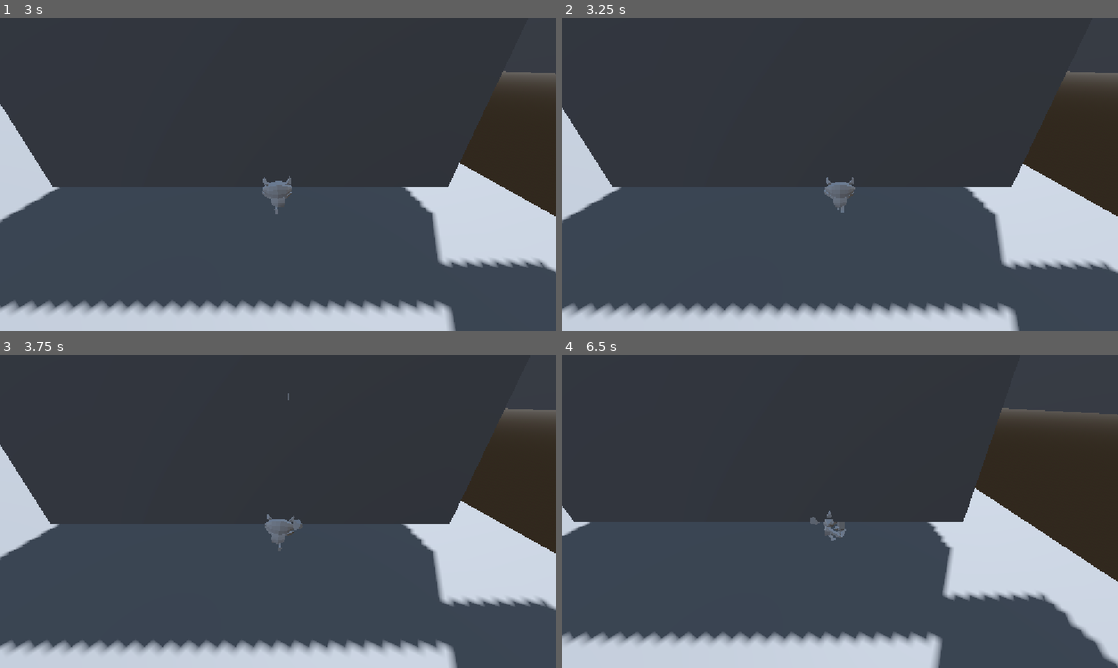
Above: before the commit, frames 1-4 (two rows, left to right).
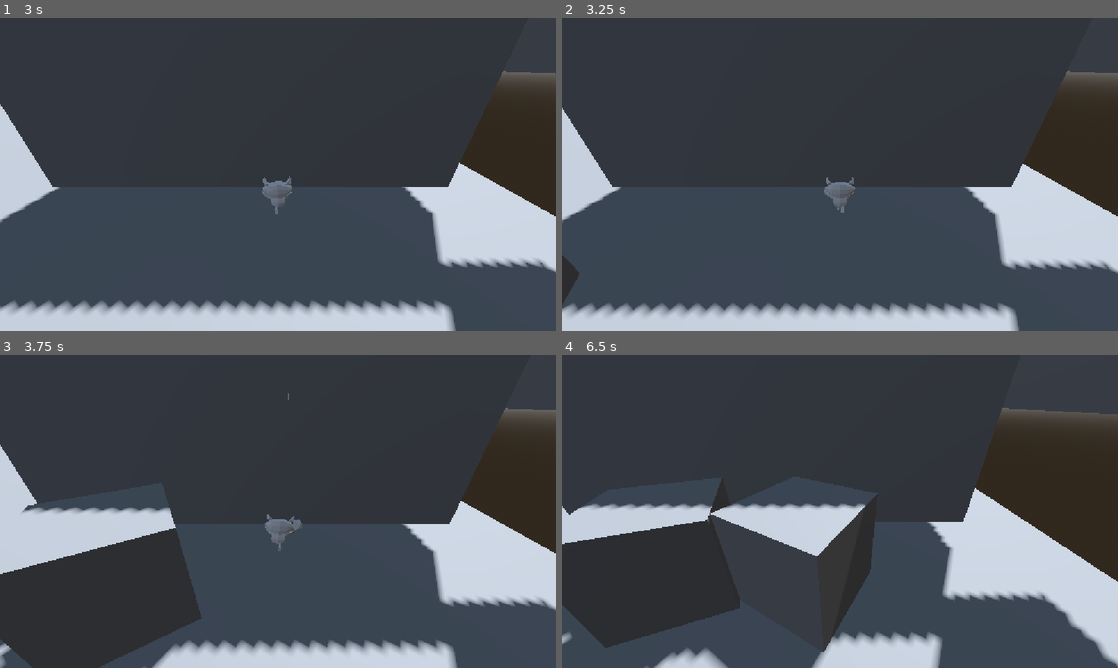
Above: after the commit, the same moments.

Repository: paipaux/TallerVideojuegos
Game: Godot game, scene res://world.tscn
The game is run twice, just before and just after one commit, with the same random seed, the same clock (stepped at 60 frames per second) and the same inputs.
Inputs (mouse positions are in pixels of both pictures, inside the frame that each line leads up to):
- Up to frame 1 (3 s): move the mouse to (305, 174) at 0.52 s; hold E (pivot) 0.53-1.28 s; hold W (move_up) from 0.53 s (still down); tap Space (jump) at 0.77, 1.52 s; move the mouse to (250, 174) at 1.27 s; click (250, 174) at 1.35 s; move the mouse to (289, 168) at 2.02 s; hold E (pivot) 2.03-2.78 s; move the mouse to (272, 180) at 2.77 s; click (272, 180) at 2.85 s
- Up to frame 2 (3.25 s): keep holding W (move_up); tap Space (jump) at 3.02 s
- Up to frame 3 (3.75 s): keep holding W (move_up); move the mouse to (316, 514) at 3.52 s; hold E (pivot) from 3.53 s (still down)
- Up to frame 4 (6.5 s): tap Space (jump) at 3.77, 4.52, 6.02 s; move the mouse to (795, 508) at 4.27 s; release E (pivot) at 4.28 s; click (795, 508) at 4.35 s; tap Enter at 5 s; move the mouse to (845, 511) at 5.02 s; hold E (pivot) 5.03-5.78 s; move the mouse to (817, 505) at 5.77 s; release W (move_up) at 5.78 s; hold D (move_right) from 5.78 s (still down); click (817, 505) at 5.85 s

Frame 1 is identical in both runs. In frame 2, 0.3% of the frame differs, in the area x 0-4%, y 75-92%; in frame 3, 16%; in frame 4, 21%, in the area x 0-57%, y 47-100%.

Commit message:
feat: se añaden enemigos, hurtbox, hitbox, y los enemigos pueden seguir al jugador (se agrega un grupo jugador para lograr esto)

Diff:
--- /dev/null
+++ b/a-tiny-knight's-tale-alpha/components/health_component.gd
@@ -0,0 +1,15 @@
+class_name HealthComponent
+extends Node
+
+signal health_changed(value: float)
+signal died
+
+# ajustar para los distintos tipo de enemigos: gnomo y shrek xd
+@export var health: float = 100:
+	set(value):
+		health = clamp(value, 0, max_health)
+		health_changed.emit(health)
+		if health == 0:
+			died.emit()
+
+@export var max_health: float = 100
--- /dev/null
+++ b/a-tiny-knight's-tale-alpha/components/hitbox_component.gd
@@ -0,0 +1,7 @@
+class_name HitboxComponent
+extends Area3D
+
+signal damage_dealt
+
+# ajustar por tipo de enemigo: gnomo o shrek cocinero
+@export var damage: float = 10
--- /dev/null
+++ b/a-tiny-knight's-tale-alpha/components/hurtbox_component.gd
@@ -0,0 +1,13 @@
+class_name HurtboxComponent
+extends Area3D
+
+@export var health_component: HealthComponent
+
+func _ready() -> void:
+	area_entered.connect(_on_area_entered)
+
+func _on_area_entered(area: Area3D) -> void:
+	var hitbox_component: HitboxComponent = area as HitboxComponent
+	if hitbox_component and health_component:
+		health_component.health -= hitbox_component.damage
+		hitbox_component.damage_dealt.emit()
--- /dev/null
+++ b/a-tiny-knight's-tale-alpha/enemigo.gd
@@ -0,0 +1,38 @@
+extends CharacterBody3D
+
+@onready var health_component: HealthComponent = $HealthComponent
+
+@export var speed: float = 3.0 # Velocidad de movimiento del enemigo
+var player: Node3D = null
+
+func _ready() -> void:
+	health_component.died.connect(_on_died)
+
+	# se busca al jugador
+	player = get_tree().get_first_node_in_group("jugador")
+
+func _physics_process(delta: float) -> void:
+	if player:
+		# se calcula la dirección hacia el jugador
+		var direction = (player.global_position - global_position).normalized()
+
+		# hacemps que el enemigo mire hacia el jugador
+		look_at(Vector3(player.global_position.x, global_position.y, player.global_position.z), Vector3.UP)
+
+		# se aplica velocidad en el plano horizontal (X y Z)
+		velocity.x = direction.x * speed
+		velocity.z = direction.z * speed
+
+		# añadimos gravedad
+		if not is_on_floor():
+			velocity.y -= 9.8 * delta
+	else:
+		# si por alguna razón no encuentra al jugador, se detiene
+		velocity.x = move_toward(velocity.x, 0, speed)
+		velocity.z = move_toward(velocity.z, 0, speed)
+
+	# se mueve el personaje usando las físicas de Godot
+	move_and_slide()
+
+func _on_died() -> void:
+	queue_free()
--- /dev/null
+++ b/a-tiny-knight's-tale-alpha/enemigo.tscn
@@ -0,0 +1,43 @@
+[gd_scene format=3 uid="uid://csgv122vqt3uu"]
+
+[ext_resource type="Script" uid="uid://hkk3ntjtv5qt" path="res://components/health_component.gd" id="1_becj5"]
+[ext_resource type="Script" uid="uid://b7psqajbs4uja" path="res://enemigo.gd" id="1_bnx68"]
+[ext_resource type="Script" uid="uid://byef6115jvt8u" path="res://components/hitbox_component.gd" id="2_moxti"]
+[ext_resource type="Script" uid="uid://d2scaqlqkgoel" path="res://components/hurtbox_component.gd" id="3_bnx68"]
+
+[sub_resource type="BoxMesh" id="BoxMesh_gnkvg"]
+
+[sub_resource type="BoxShape3D" id="BoxShape3D_dib1w"]
+
+[sub_resource type="BoxShape3D" id="BoxShape3D_gnkvg"]
+size = Vector3(1.0664063, 1, 1.1279297)
+
+[sub_resource type="BoxShape3D" id="BoxShape3D_j8qs0"]
+size = Vector3(1.0657959, 0.272583, 1.1279907)
+
+[node name="Enemigo" type="CharacterBody3D" unique_id=1672550888]
+script = ExtResource("1_bnx68")
+
+[node name="MeshInstance3D" type="MeshInstance3D" parent="." unique_id=745987776]
+mesh = SubResource("BoxMesh_gnkvg")
+
+[node name="CollisionShape3D" type="CollisionShape3D" parent="." unique_id=2028497217]
+shape = SubResource("BoxShape3D_dib1w")
+
+[node name="HealthComponent" type="Node" parent="." unique_id=632862375]
+script = ExtResource("1_becj5")
+metadata/_custom_type_script = "uid://hkk3ntjtv5qt"
+
+[node name="HitboxComponent" type="Area3D" parent="." unique_id=1959385991]
+script = ExtResource("2_moxti")
+
+[node name="CollisionShape3D" type="CollisionShape3D" parent="HitboxComponent" unique_id=76625392]
+transform = Transform3D(1, 0, 0, 0, 1, 0, 0, 0, 1, 0.013823986, -0.07818228, 0.008923948)
+shape = SubResource("BoxShape3D_gnkvg")
+
+[node name="HurtboxComponent" type="Area3D" parent="." unique_id=1287155608]
+script = ExtResource("3_bnx68")
+
+[node name="CollisionShape3D" type="CollisionShape3D" parent="HurtboxComponent" unique_id=103647950]
+transform = Transform3D(1, 0, 0, 0, 1, 0, 0, 0, 1, 0.015979648, 0.5767532, 0.0093688965)
+shape = SubResource("BoxShape3D_j8qs0")
--- a/a-tiny-knight's-tale-alpha/player.tscn
+++ b/a-tiny-knight's-tale-alpha/player.tscn
@@ -66,7 +66,7 @@
 radius = 0.1
 height = 0.4
 
-[node name="CharacterBody3D" type="CharacterBody3D" unique_id=100382861]
+[node name="CharacterBody3D" type="CharacterBody3D" unique_id=100382861 groups=["jugador"]]
 script = ExtResource("1_4flbx")
 
 [node name="CollisionShape3D" type="CollisionShape3D" parent="." unique_id=635650430]
@@ -78,10 +78,23 @@
 [node name="TheHero" parent="Model" unique_id=1577262880 instance=ExtResource("2_sweqy")]
 transform = Transform3D(-1, 0, -8.742278e-08, 0, 1, 0, 8.742278e-08, 0, -1, -0.016688973, -0.041174024, 0.1867649)
 
-[node name="Cube" parent="Model/TheHero/Skeleton3D" parent_id_path=PackedInt32Array(1577262880, 9841871) index="0" unique_id=1852947648]
+[node name="Skeleton3D" parent="Model/TheHero" index="0" unique_id=1109448159]
+bones/1/position = Vector3(0, 0.06327097, 0)
+bones/2/position = Vector3(1.2390745e-13, 0.050688997, -0.22312674)
+bones/3/rotation = Quaternion(-0.707214, 8.42804e-08, -8.4307004e-08, 0.7069996)
+bones/13/rotation = Quaternion(0.6669287, 0.23463723, -0.23470823, 0.6671308)
+bones/14/rotation = Quaternion(-0.2134898, -0.075109564, 0.32326633, 0.9188469)
+bones/15/rotation = Quaternion(0.3900032, -5.8114997e-09, -1.372121e-08, 0.9208135)
+bones/16/rotation = Quaternion(-0.8327295, -1.3566886e-07, 9.020596e-08, 0.5536802)
+bones/17/rotation = Quaternion(0.6669287, -0.23463723, 0.23470823, 0.6671308)
+bones/18/rotation = Quaternion(-0.2134898, 0.075109564, -0.32326633, 0.9188469)
+bones/19/rotation = Quaternion(0.39000335, 5.8115015e-09, 1.372121e-08, 0.92081344)
+bones/20/rotation = Quaternion(-0.8327295, 1.3566886e-07, -9.020596e-08, 0.5536802)
+
+[node name="Cube" parent="Model/TheHero/Skeleton3D" index="0" unique_id=900544739]
 transform = Transform3D(1, 0, 0, 0, 1, 0, 0, 0, 1, 0, -0.013046667, 0)
 
-[node name="TwoBoneIK3D" parent="Model/TheHero/Skeleton3D" parent_id_path=PackedInt32Array(1577262880, 9841871) index="1" unique_id=1193173010]
+[node name="TwoBoneIK3D" parent="Model/TheHero/Skeleton3D" index="1" unique_id=1193173010]
 setting_count = 2
 settings/0/target_node = NodePath("../../../../sword/Marker3D_R")
 settings/0/pole_node = NodePath("../../../PoleNodeR")
--- a/a-tiny-knight's-tale-alpha/project.godot
+++ b/a-tiny-knight's-tale-alpha/project.godot
@@ -19,6 +19,10 @@
 
 window/stretch/mode="canvas_items"
 window/stretch/aspect="expand"
+
+[global_group]
+
+jugador=""
 
 [input]
 
--- a/a-tiny-knight's-tale-alpha/world.tscn
+++ b/a-tiny-knight's-tale-alpha/world.tscn
@@ -2,6 +2,7 @@
 
 [ext_resource type="PackedScene" uid="uid://blbbvdfbj2gug" path="res://player.tscn" id="1_f3sb7"]
 [ext_resource type="PackedScene" uid="uid://dvsrqp7g3txk5" path="res://pause_menu.tscn" id="2_fj7yv"]
+[ext_resource type="PackedScene" uid="uid://csgv122vqt3uu" path="res://enemigo.tscn" id="3_tlwt5"]
 
 [sub_resource type="ProceduralSkyMaterial" id="ProceduralSkyMaterial_f3sb7"]
 sky_horizon_color = Color(0.66224277, 0.6717428, 0.6867428, 1)
@@ -174,3 +175,10 @@
 
 [node name="CollisionShape3D" type="CollisionShape3D" parent="MiniPlatform2" unique_id=1562851719]
 shape = SubResource("BoxShape3D_tlwt5")
+
+[node name="Enemigo" parent="." unique_id=1672550888 instance=ExtResource("3_tlwt5")]
+transform = Transform3D(1, 0, 0, 0, 1, 0, 0, 0, 1, -6, 0.5, 7)
+speed = 2.0
+
+[node name="Enemigo2" parent="." unique_id=1289705993 instance=ExtResource("3_tlwt5")]
+transform = Transform3D(1, 0, 0, 0, 1, 0, 0, 0, 1, -5.4749756, 0.5, 4.0895967)
Not shown, added: a-tiny-knight's-tale-alpha/components/health_component.gd.uid
Not shown, added: a-tiny-knight's-tale-alpha/components/hitbox_component.gd.uid
Not shown, added: a-tiny-knight's-tale-alpha/components/hurtbox_component.gd.uid
Not shown, added: a-tiny-knight's-tale-alpha/enemigo.gd.uid
Not shown, added: a-tiny-knight's-tale-alpha/export_presets.cfg
